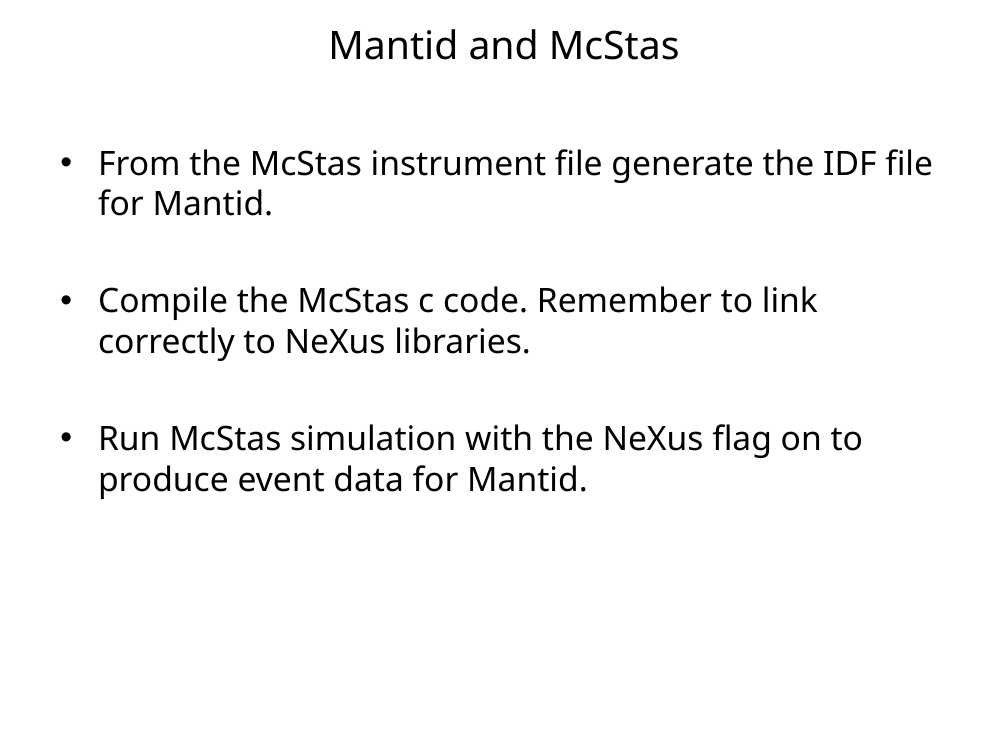
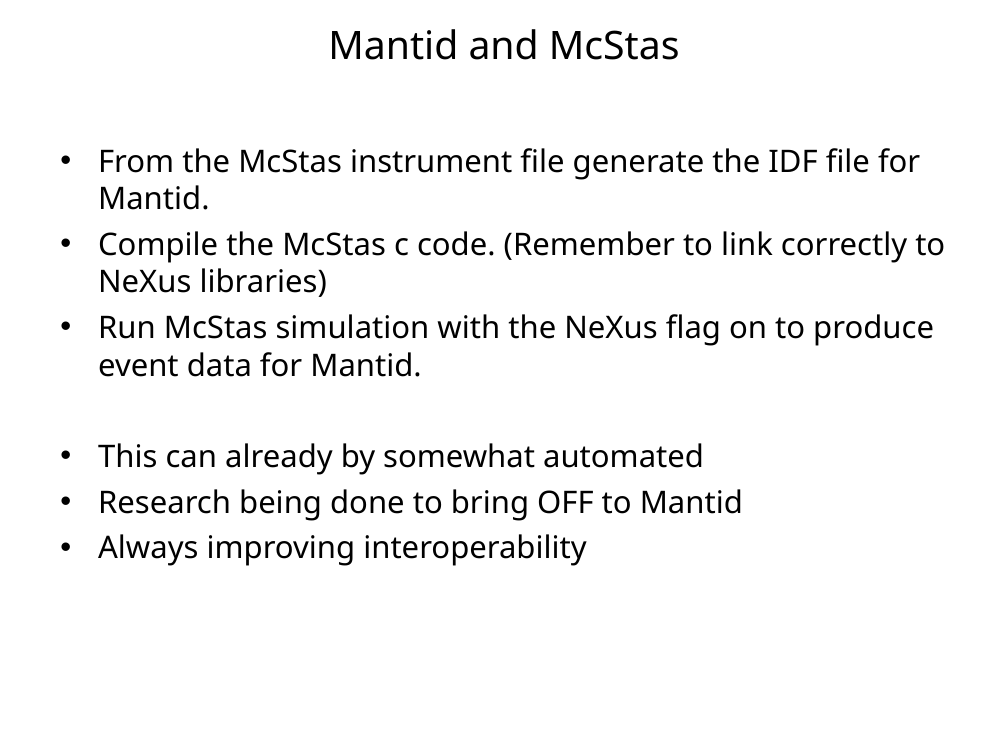
Before and after one commit to mantidproject/documents, a slide deck: slide 9 of Presentations/Multiple Scattering Presentation/Investigating multiple scattering with McStas.ppt. Drawn at 1008x756 pixels with LibreOffice and Linux fonts; fonts in the diff are those of the drawing; background and template pictures are left out. Boxes give left, top, right and bottom in pixels: in the first picture for what was removed or moved away, otherwise in the second. Text is boxed around its words. In the diff, an @@ line names an element or a change of style, - is before the commit and + after.

```diff
--- a/Presentations/Multiple Scattering Presentation/Investigating multiple scattering with McStas.ppt
+++ b/Presentations/Multiple Scattering Presentation/Investigating multiple scattering with McStas.ppt
@@ text at (98, 148, 934, 377): size 24 to 22.2 pt in "From the McStas instrument file generate the ...", "Run McStas simulation with the NeXus flag ..." @@
@@ text at (98, 231, 945, 297): text changed; size 24 to 22.2 pt @@
-• Compile the McStas c code. Remember to link correctly to NeXus libraries.
+• Compile the McStas c code. (Remember to link correctly to NeXus libraries)
@@ text at (98, 443, 743, 566): paragraphs added @@
+• This can already by somewhat automated
+• Research being done to bring OFF to Mantid
+• Always improving interoperability
```
Also in this commit, not shown: 4 other slides changed, 4 slides added, 1 slide removed.
